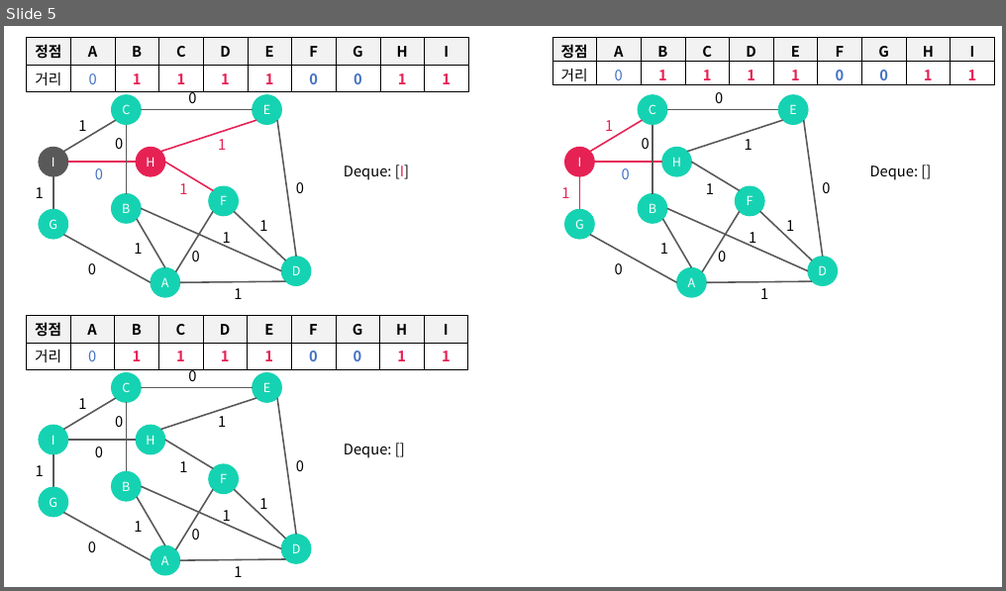
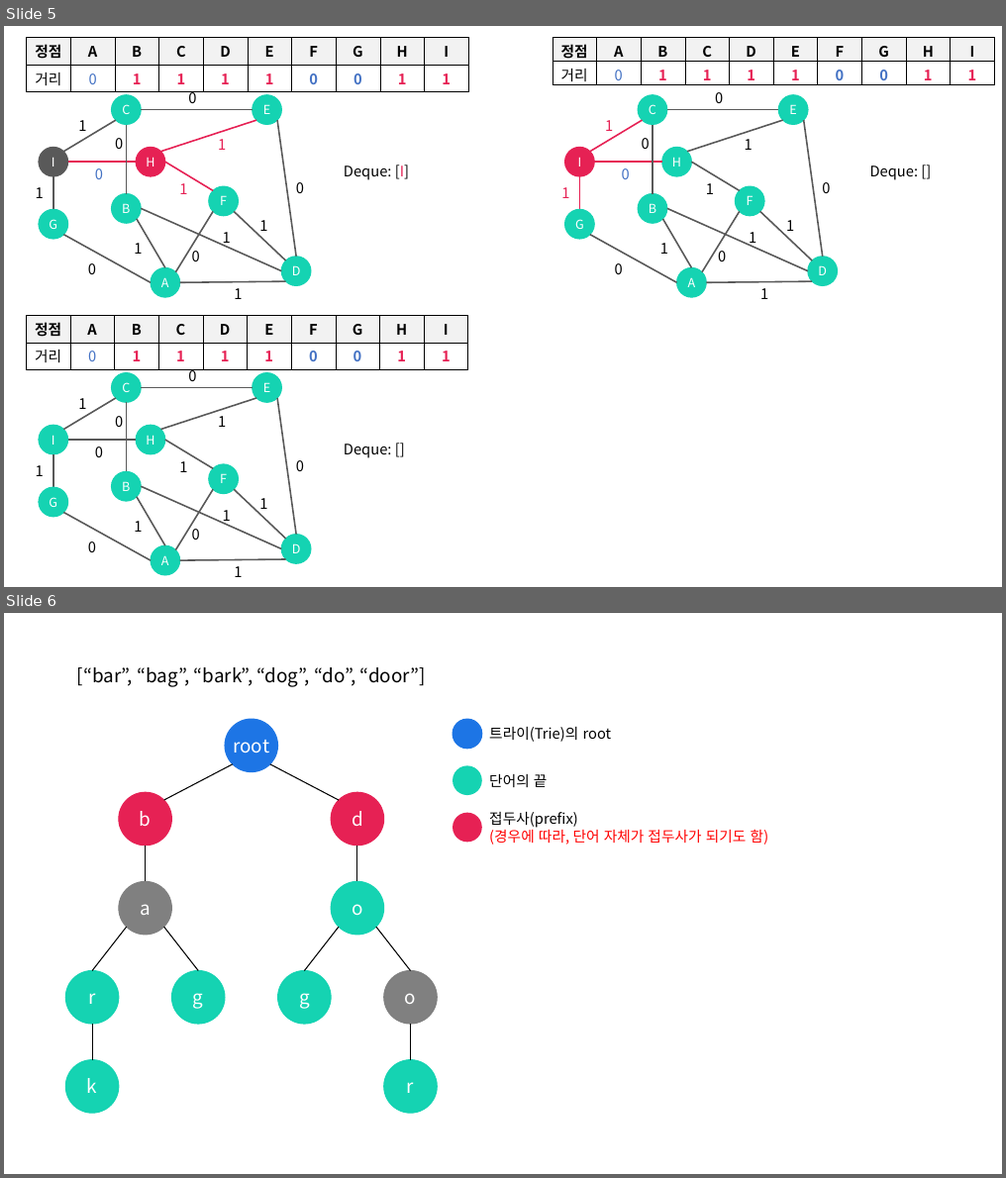
Before and after one commit to siwon-park/Algorithm-DataStructure, a slide deck: 기타/pptx.pptx. Shown one above the other, each under a label of ours: slide 5 before the commit, slides 5 and 6 after it. The pictures are 1006x591 and 1006x1178 pixels, drawn with LibreOffice and Linux fonts; fonts in the diff are those of the drawing. Boxes give left, top, right and bottom in pixels: in the first picture for what was removed or moved away, otherwise in the second. Text is boxed around its words. In the diff, an @@ line names an element or a change of style, - is before the commit and + after.

Commit message:
docs: 트라이(Trie) 정리 중

```diff
--- a/기타/pptx.pptx
+++ b/기타/pptx.pptx
@@ slide 6 added at box(4, 613, 1002, 1174), background #FFFFFF @@
@@ text added at box(77, 667, 426, 687), 18 pt, text #000000 @@
+[“bar”, “bag”, “bark”, “dog”, “do”, “door”]
@@ ellipse added at box(225, 719, 278, 772), fill #1D75E5, outline #1D75E5 1 pt, 18 pt, text #FFFFFF @@
+root
@@ ellipse added at box(452, 719, 481, 749), fill #1D75E5, outline #1D75E5 1 pt @@
@@ text added at box(489, 727, 612, 742), 14 pt, text #000000 @@
+트라이(Trie)의 root
@@ line added from (164, 800) to (233, 764), #000000 1 pt @@
@@ line added from (339, 800) to (269, 764), #000000 1 pt @@
@@ ellipse added at box(452, 765, 481, 795), fill #15D3B2 @@
@@ text added at box(489, 774, 548, 787), 14 pt, text #000000 @@
+단어의 끝
@@ ellipse added at box(119, 792, 171, 846), fill #E62154, outline #E62154 1 pt, 18 pt, text #FFFFFF @@
+b
@@ ellipse added at box(331, 792, 384, 846), fill #E62154, outline #E62154 1 pt, 18 pt, text #FFFFFF @@
+d
@@ ellipse added at box(452, 813, 481, 842), fill #E62154 @@
@@ text added at box(489, 812, 769, 845), 14 pt, text #FF0000 @@
+접두사(prefix)
+(경우에 따라, 단어 자체가 접두사가 되기도 함)
@@ line added from (146, 846) to (146, 881), #000000 1 pt @@
@@ line added from (357, 846) to (357, 881), #000000 1 pt @@
@@ ellipse added at box(119, 881, 171, 935), fill #808080, outline #808080 1 pt, 18 pt, text #FFFFFF @@
+a
@@ ellipse added at box(331, 881, 384, 935), fill #15D3B2, outline #15D3B2 1 pt, 18 pt, text #FFFFFF @@
+o
@@ line added from (127, 927) to (92, 970), #000000 1 pt @@
@@ line added from (164, 927) to (199, 970), #000000 1 pt @@
@@ line added from (339, 927) to (304, 970), #000000 1 pt @@
@@ line added from (376, 927) to (411, 970), #000000 1 pt @@
@@ ellipse added at box(65, 970, 119, 1024), fill #15D3B2, outline #15D3B2 1 pt, 18 pt, text #FFFFFF @@
+r
@@ ellipse added at box(171, 970, 225, 1024), fill #15D3B2, outline #15D3B2 1 pt, 18 pt, text #FFFFFF @@
+g
@@ ellipse added at box(278, 970, 331, 1024), fill #15D3B2, outline #15D3B2 1 pt, 18 pt, text #FFFFFF @@
+g
@@ ellipse added at box(384, 970, 438, 1024), fill #808080, outline #808080 1 pt, 18 pt, text #FFFFFF @@
+o
@@ line added from (92, 1024) to (92, 1059), #000000 1 pt @@
@@ line added from (411, 1024) to (411, 1059), #000000 1 pt @@
@@ ellipse added at box(65, 1059, 119, 1113), fill #15D3B2, outline #15D3B2 1 pt, 18 pt, text #FFFFFF @@
+k
@@ ellipse added at box(384, 1059, 438, 1113), fill #15D3B2, outline #15D3B2 1 pt, 18 pt, text #FFFFFF @@
+r
```
Also in this commit, not shown: 2 other files.
